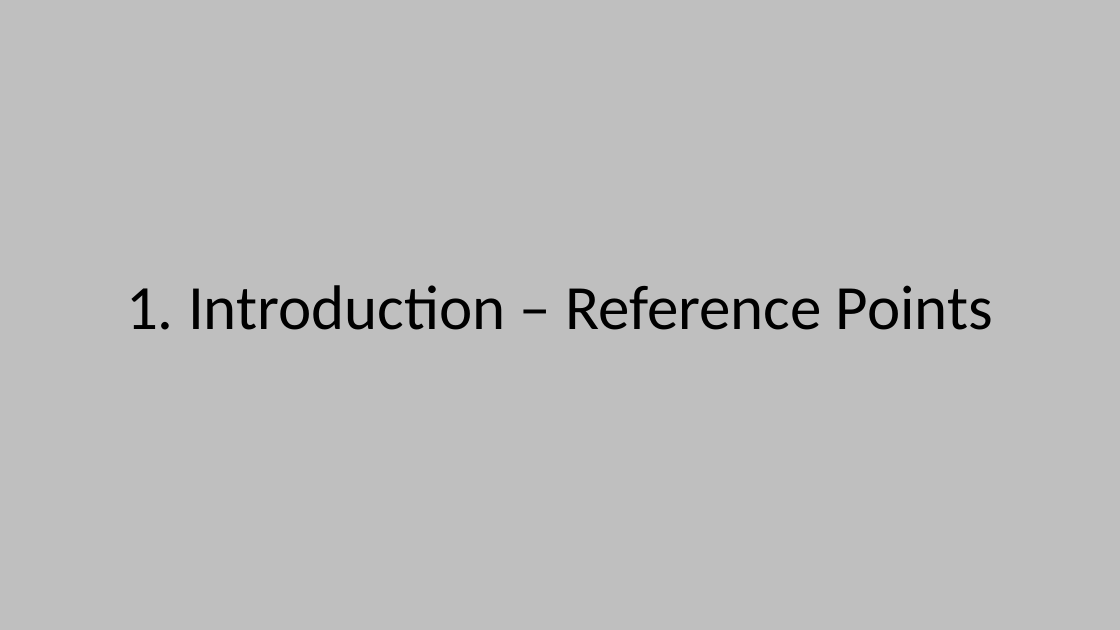
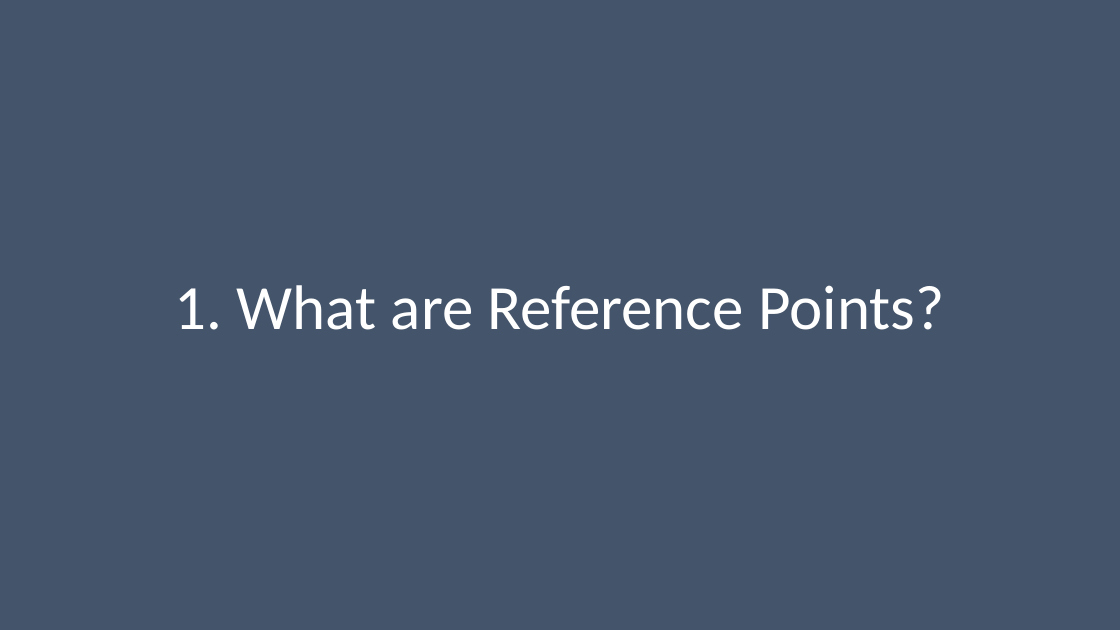
Before and after one commit to TESA-workshops/Ref-Pt-101, a slide deck: slide 6 of RefPt101_draft+rf.pptx (slide 5 before the commit). Drawn at 1120x630 pixels with LibreOffice and Linux fonts; fonts in the diff are those of the drawing. Boxes give left, top, right and bottom in pixels: in the first picture for what was removed or moved away, otherwise in the second. Text is boxed around its words. In the diff, an @@ line names an element or a change of style, - is before the commit and + after.

```diff
--- a/RefPt101_draft+rf.pptx
+++ b/RefPt101_draft+rf.pptx
@@ rectangle at (0, 0, 1120, 630): fill #BFBFBF to #44546A @@
@@ title at (175, 285, 944, 330): text changed; text colour #000000 to #FFFFFF @@
-1. Introduction – Reference Points
+1. What are Reference Points?
```
Also in this commit, not shown: 15 other slides changed, 12 slides added, 1 slide removed.
